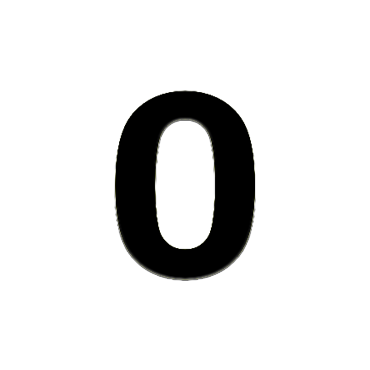
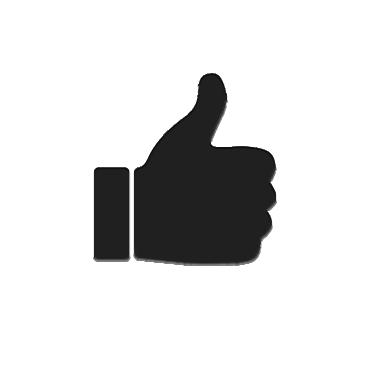
Before/after of a 370×370 layered artwork. What changed in the layer stack:
added layer "Layer 11" above "Layer 10" over [94, 73, 276, 265]
hid "Layer 10" over [115, 90, 255, 280]
